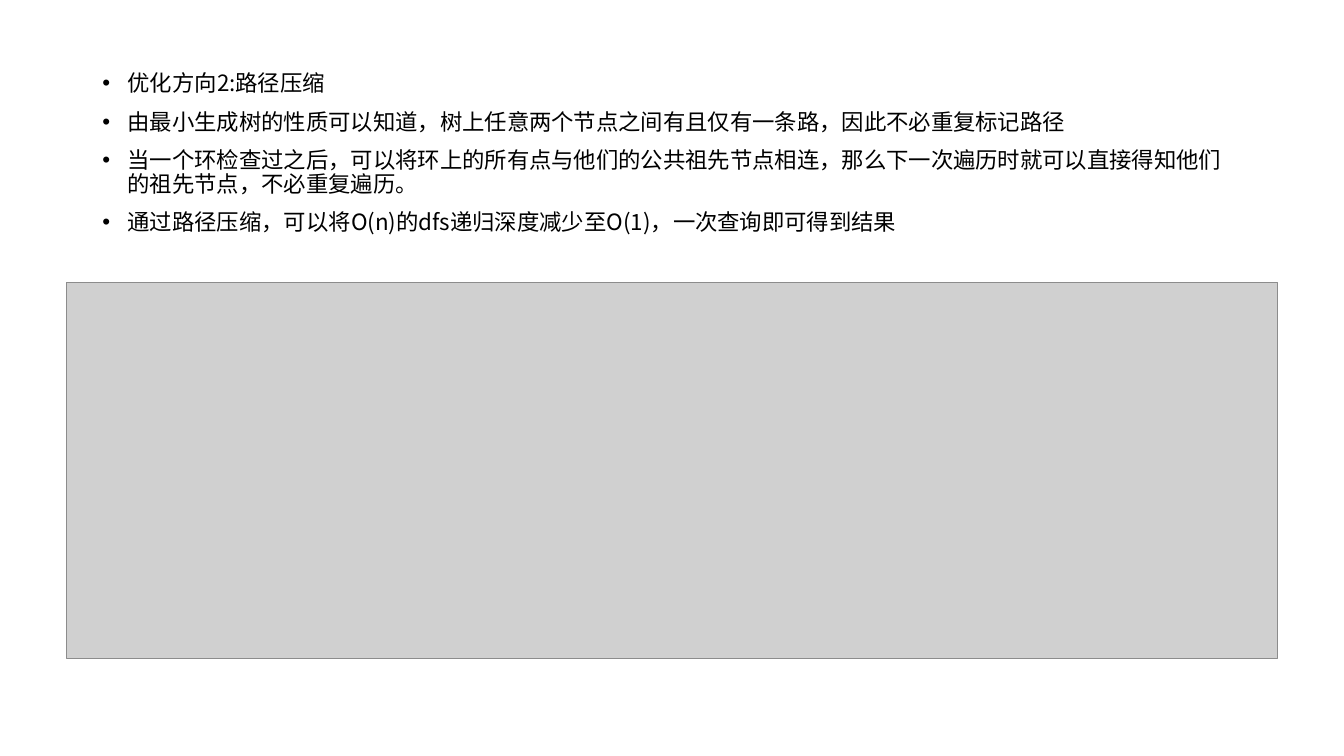
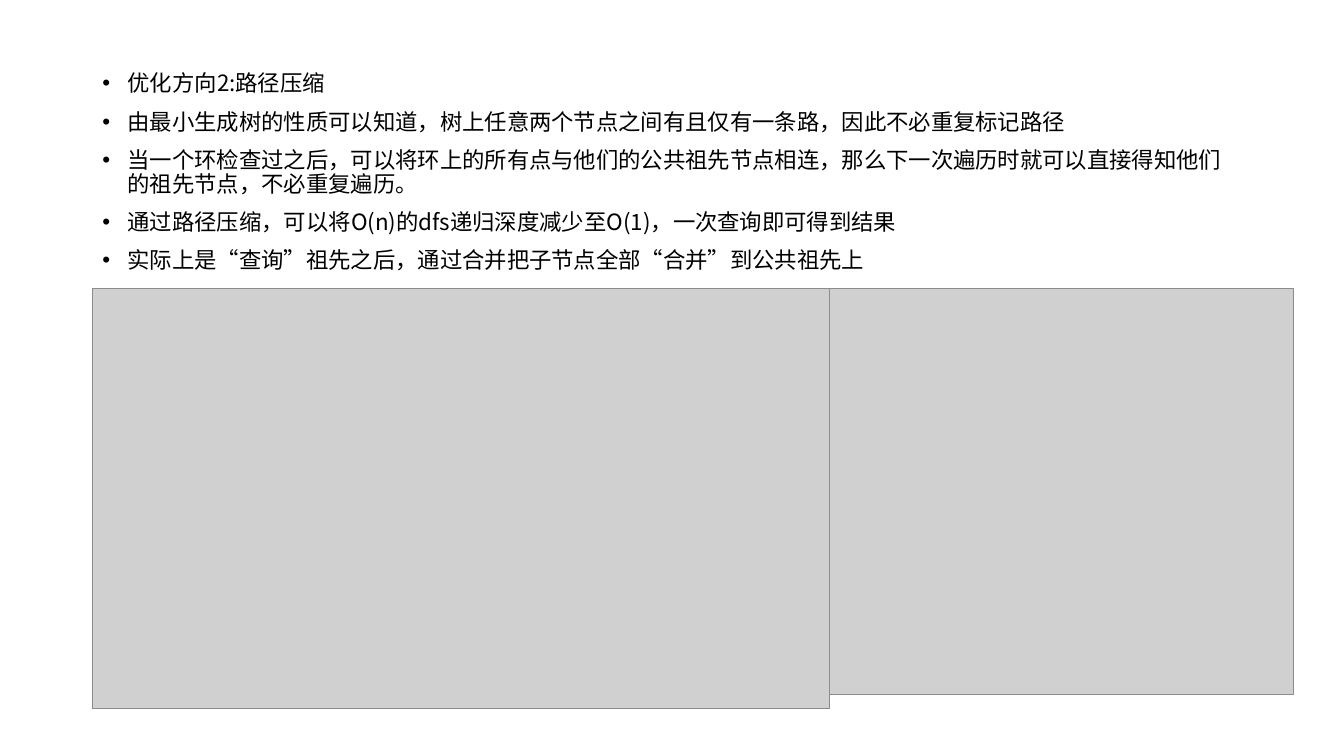
Before and after one commit to VirtualPuffer/Algorithm_Experiment, a slide deck: slide 7 of report/实验5/算法实验05.pptx. Drawn at 1344x756 pixels with LibreOffice and Linux fonts; fonts in the diff are those of the drawing; grey boxes stand for pictures. Boxes give left, top, right and bottom in pixels: in the first picture for what was removed or moved away, otherwise in the second. Text is boxed around its words. In the diff, an @@ line names an element or a change of style, - is before the commit and + after.

```diff
--- a/report/实验5/算法实验05.pptx
+++ b/report/实验5/算法实验05.pptx
@@ text at <box>128,249,864,271</box>: paragraph added @@
+• 实际上是“查询”祖先之后，通过合并把子节点全部“合并”到公共祖先上
@@ picture: place and size @@
-picture at <box>67,282,1278,658</box>
+picture at <box>93,289,830,709</box>
@@ picture added at <box>830,288,1294,695</box> @@
```
Also in this commit, not shown: 2 other slides changed, 1 slide added, 1 slide removed.
